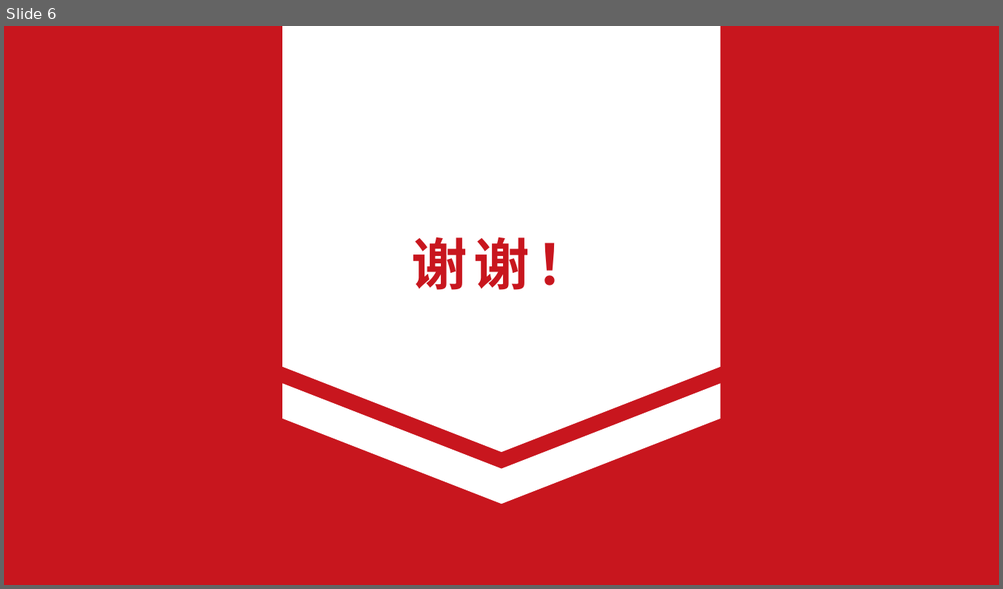
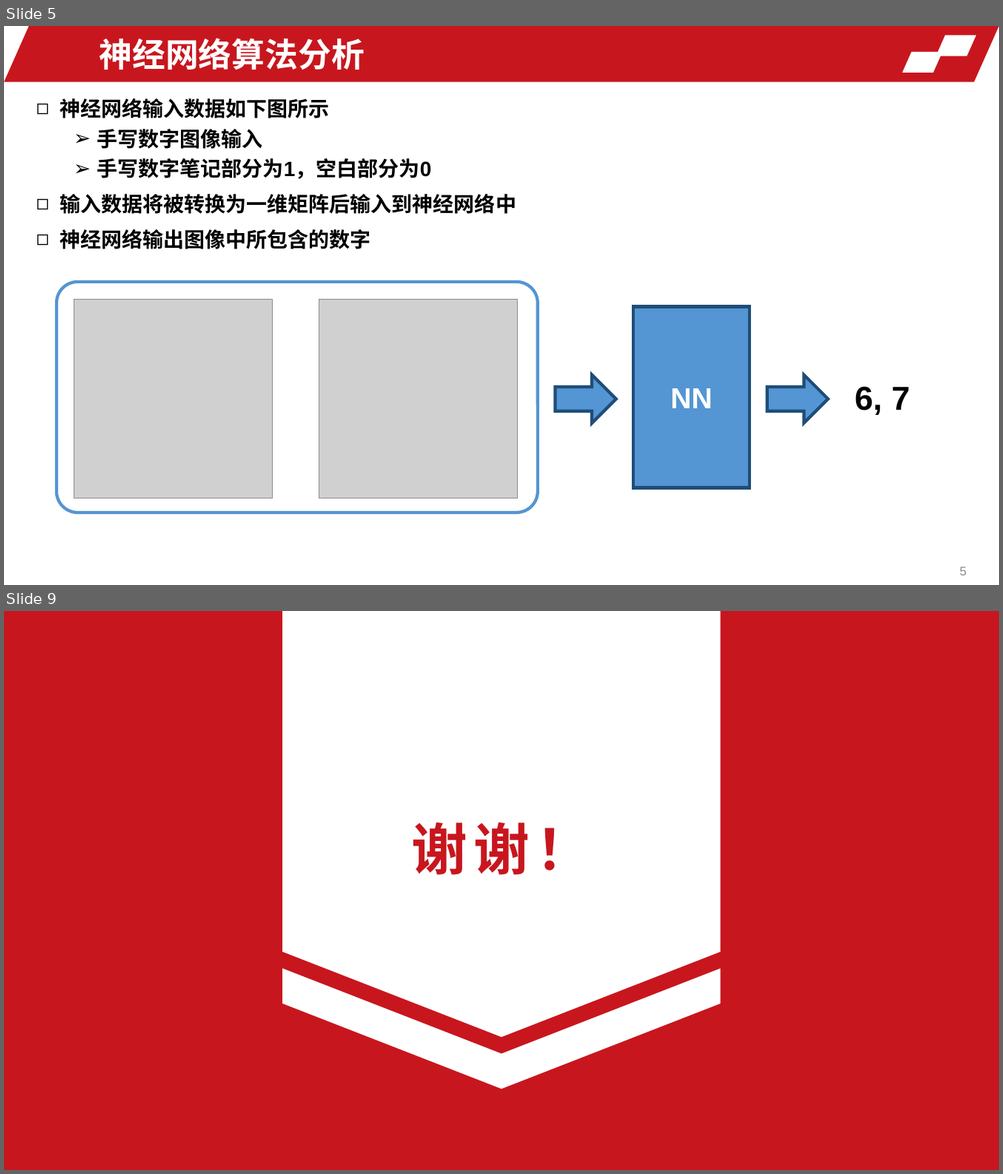
Before and after one commit to LKai-Xu/courses, a slide deck: proj_report/report.pptx. Shown one above the other, each under a label of ours: slide 6 before the commit, slides 5 and 9 after it; the slides between them are not shown. The pictures are 1003x589 and 1003x1174 pixels, drawn with LibreOffice and Linux fonts; fonts in the diff are those of the drawing; grey boxes stand for pictures; background and template pictures are left out. Boxes give left, top, right and bottom in pixels: in the first picture for what was removed or moved away, otherwise in the second. Text is boxed around its words. In the diff, an @@ line names an element or a change of style, - is before the commit and + after.

```diff
--- a/proj_report/report.pptx
+++ b/proj_report/report.pptx
@@ slide 5 added at (4, 26, 999, 585), background picture (left out) @@
@@ parallelogram added at (4, 26, 999, 82), fill #C8161E @@
@@ text added at (99, 38, 364, 70), 32 pt, text #FFFFFF, bold @@
+神经网络算法分析
@@ parallelogram added at (936, 36, 976, 55), fill #FFFFFF, outline #FFFFFF 1 pt @@
@@ parallelogram added at (903, 52, 942, 72), fill #FFFFFF, outline #FFFFFF 1 pt @@
@@ text added at (60, 99, 516, 249), 20 pt, text #000000, bold @@
+◻ 神经网络输入数据如下图所示
+  ➢ 手写数字图像输入
+  ➢ 手写数字笔记部分为1，空白部分为0
+◻ 输入数据将被转换为一维矩阵后输入到神经网络中
+◻ 神经网络输出图像中所包含的数字
@@ rounded rectangle added at (57, 282, 538, 513), outline #5495D3 3 pt @@
@@ picture added at (74, 300, 273, 498) @@
@@ picture added at (318, 300, 518, 498) @@
@@ rectangle added at (633, 306, 749, 488), fill #5495D3, outline #1F4D78 3 pt, 28 pt, text #FFFFFF, bold @@
+NN
@@ right arrow added at (555, 375, 616, 423), fill #5495D3, outline #1F4D78 3 pt @@
@@ right arrow added at (767, 375, 828, 423), fill #5495D3, outline #1F4D78 3 pt @@
@@ text added at (854, 386, 910, 415), 32 pt, text #000000, bold @@
+6, 7
@@ page number added at (959, 567, 966, 576), 12 pt, text #8C8C8C @@
+5
@@ what was slide 6 is now slide 9 @@
```
Also in this commit, not shown: 3 slides changed, 4 other slides added, 2 slides removed, 1 other file.
